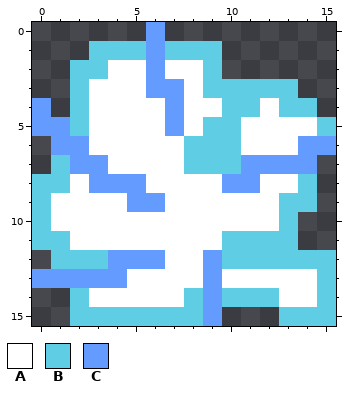
File history of a pixel-art sprite, assets/sprites/bullets/explosion_temporary.png. Above, as it was before the edit.
The file is 16x16 pixels.
Palette (. is transparent): A #ffffff  B #5fcde4  C #639bff
Pixels before, first column x 0:
 0 ......C.........
 1 ...BBBCBBB......
 2 ..BBAACAAB......
 3 ..BAAACCABBBBB..
 4 C.BAAAACAABBABB.
 5 CCBAAAACABBAAAAB
 6 .CCAAAAABBBAAACC
 7 .BCCAAAABBBCCCC.
 8 BBACCCAAAACCAAB.
 9 BAAAACCAAAAAABB.
10 BAAAAAAAAAAAAB..
11 BBAAAAAAAABBBB..
12 .BBBCCCAACBBBBBB
13 CCCCCAAAACAAAAAB
14 ..BAAAAABCBBBAAB
15 ..BBBBBBBC...BBB
And afterwards:
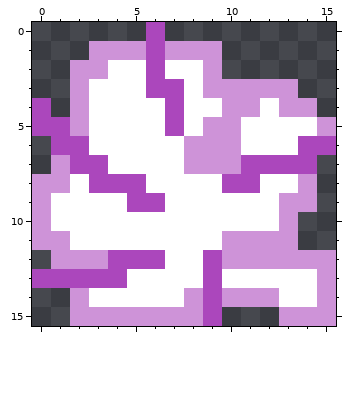
From old to new:
colour B: #5fcde4 -> #ce93d8
colour C: #639bff -> #ab47bc
